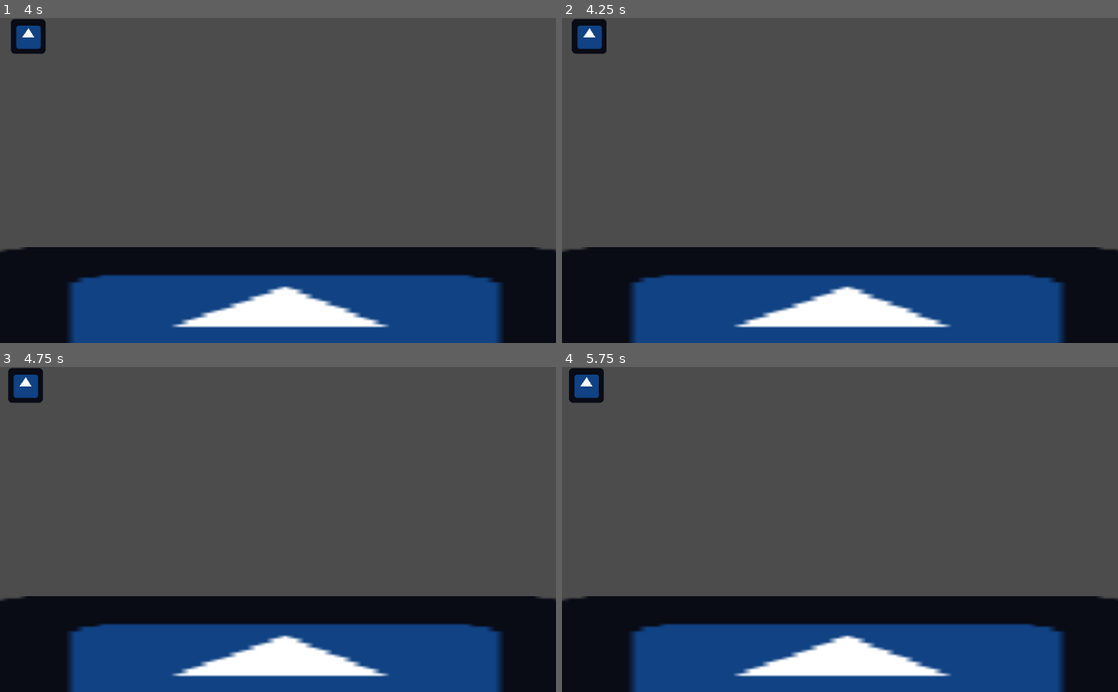
Above: before the commit, frames 1-4 (two rows, left to right).
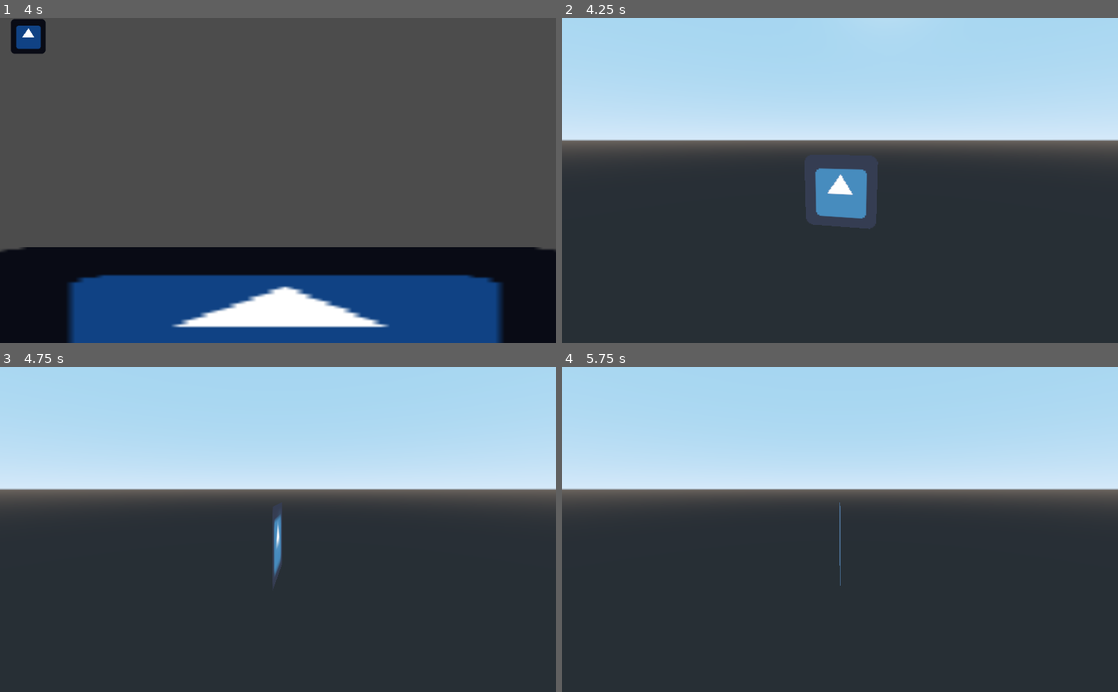
Above: after the commit, the same moments.

Repository: Tuocs/test
Game: Godot game, scene res://Node2D.tscn
Same seed, same stepped clock (60 frames per second), same inputs: the game is played once before the commit and once after it. The engine's default icon, where the game draws it, is replaced by a stand-in: a white triangle on a blue panel in a dark square.
Inputs:
- Up to frame 1 (4 s): tap Enter at 0.5, 2 s; hold Right (ui_right) 0.53-1.28 s; tap Space at 1.25, 3.5 s; hold Down (ui_down) 1.28-2.03 s; hold Right (ui_right) 2.03-2.78 s; hold Up (ui_up) 2.78-3.53 s; hold Left (ui_left) from 3.53 s (still down)
- Up to frame 2 (4.25 s): keep holding Left (ui_left); tap Escape (ui_cancel) at 4.15 s
- Up to frame 3 (4.75 s): keep holding Left (ui_left)
- Up to frame 4 (5.75 s): release Left (ui_left) at 5.03 s; hold Down (ui_down) from 5.03 s (still down)

Frame 1 is identical in both runs. In frame 2, 93% of the frame differs, in the area x 0-100%, y 0-100%; in frame 3, 94%; in frame 4, 94%.

Commit message:
scene switch

Diff:
--- a/SceneSwitch.gd
+++ b/SceneSwitch.gd
@@ -13,4 +13,5 @@
 
 # Called every frame. 'delta' is the elapsed time since the previous frame.
 func _process(delta):
-	pass
+	if Input.is_action_pressed("ui_cancel"):
+		get_tree().change_scene("res://new scene.tscn")
--- a/new scene.tscn
+++ b/new scene.tscn
@@ -10,6 +10,7 @@
 
 [node name="Spatial" type="Spatial" parent="."]
 script = ExtResource( 2 )
+rotSpeed = 3
 
 [node name="Camera" type="Camera" parent="Spatial"]
 transform = Transform( 1, 0, 0, 0, 0.985163, 0.17162, 0, -0.17162, 0.985163, 0, 0.445292, 1.9808 )
Not shown: 3 places in Node2D.tscn that only renumber resources
